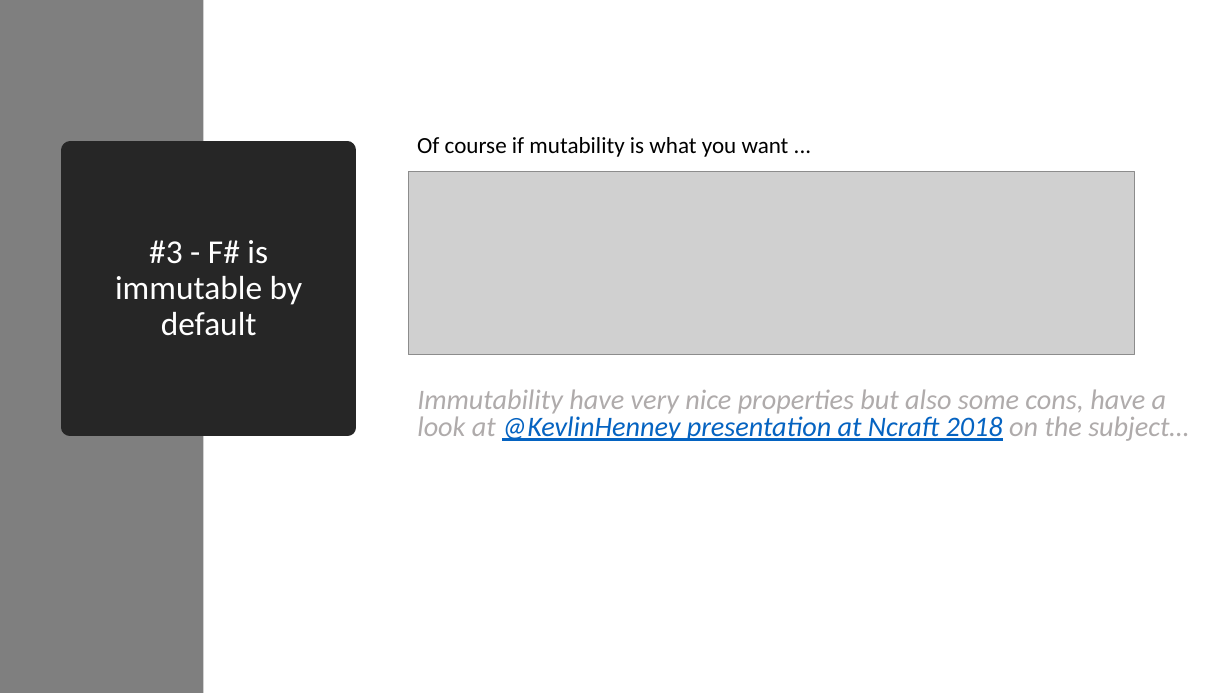
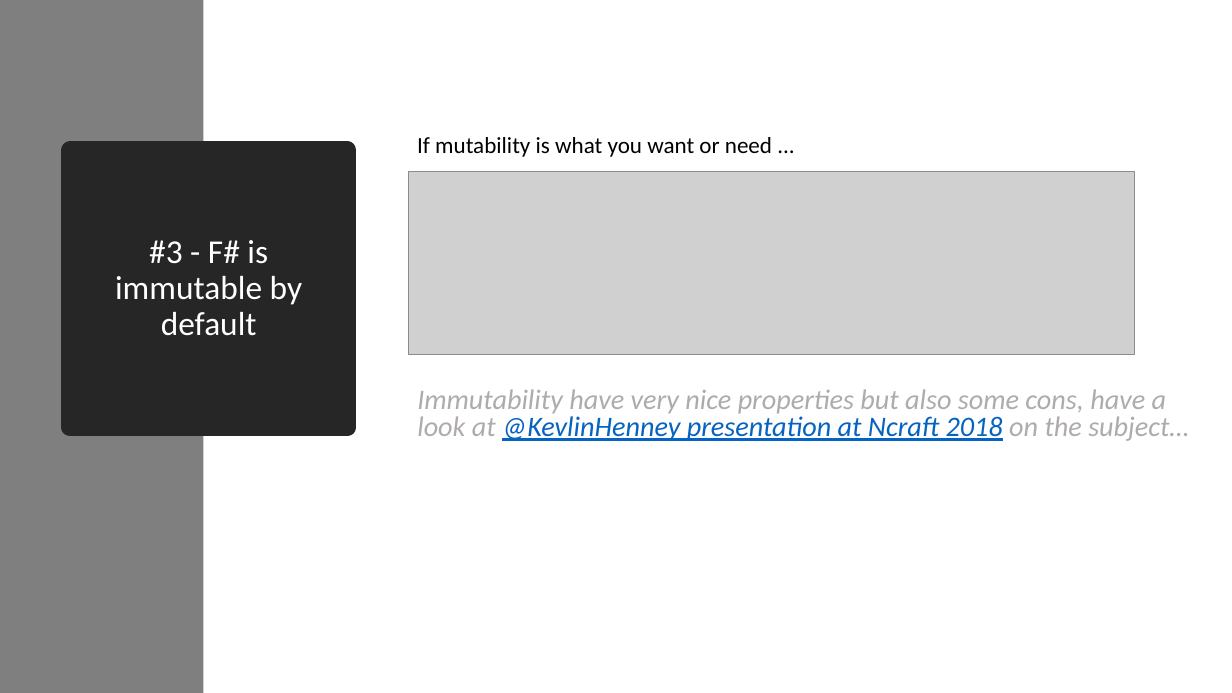
Before and after one commit to essic/prez-why-fsharp, a slide deck: slide 23 of WhyFSharp.pptx (slide 22 before the commit). Drawn at 1232x693 pixels with LibreOffice and Linux fonts; fonts in the diff are those of the drawing; grey boxes stand for pictures. Boxes give left, top, right and bottom in pixels: in the first picture for what was removed or moved away, otherwise in the second. Text is boxed around its words. In the diff, an @@ line names an element or a change of style, - is before the commit and + after.

```diff
--- a/WhyFSharp.pptx
+++ b/WhyFSharp.pptx
@@ text at bbox=[417, 137, 772, 157]: text changed @@
-Of course if mutability is what you want ...
+If mutability is what you want or need ...
```
Also in this commit, not shown: 8 other slides changed, 7 slides added.
